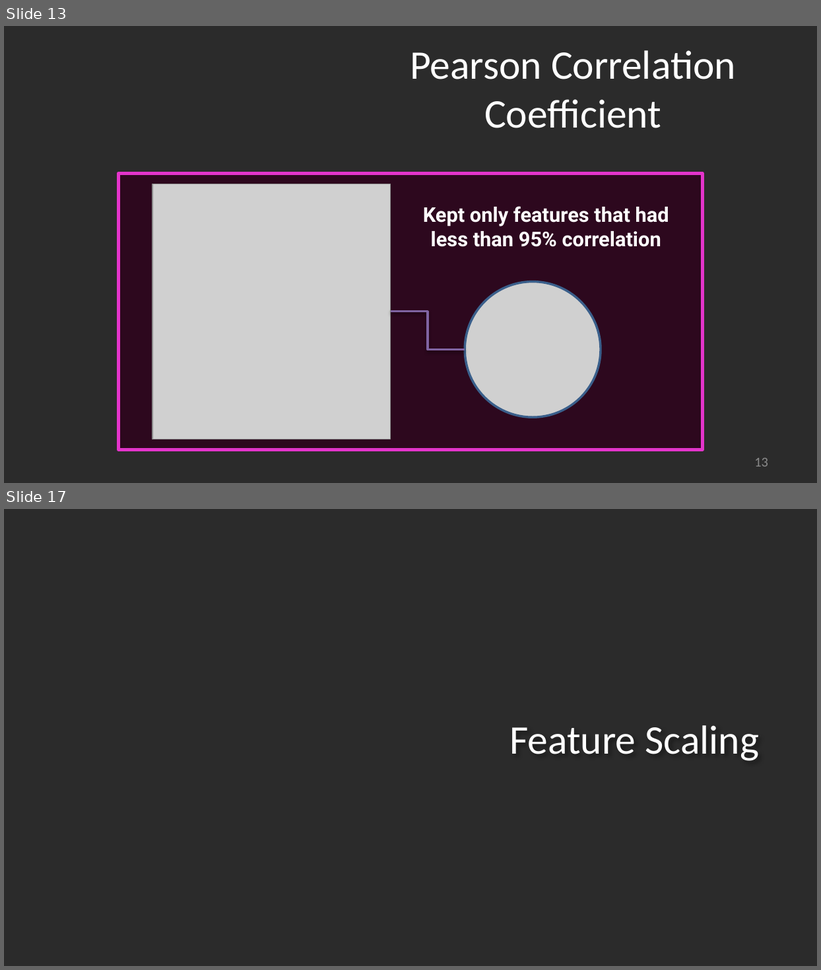
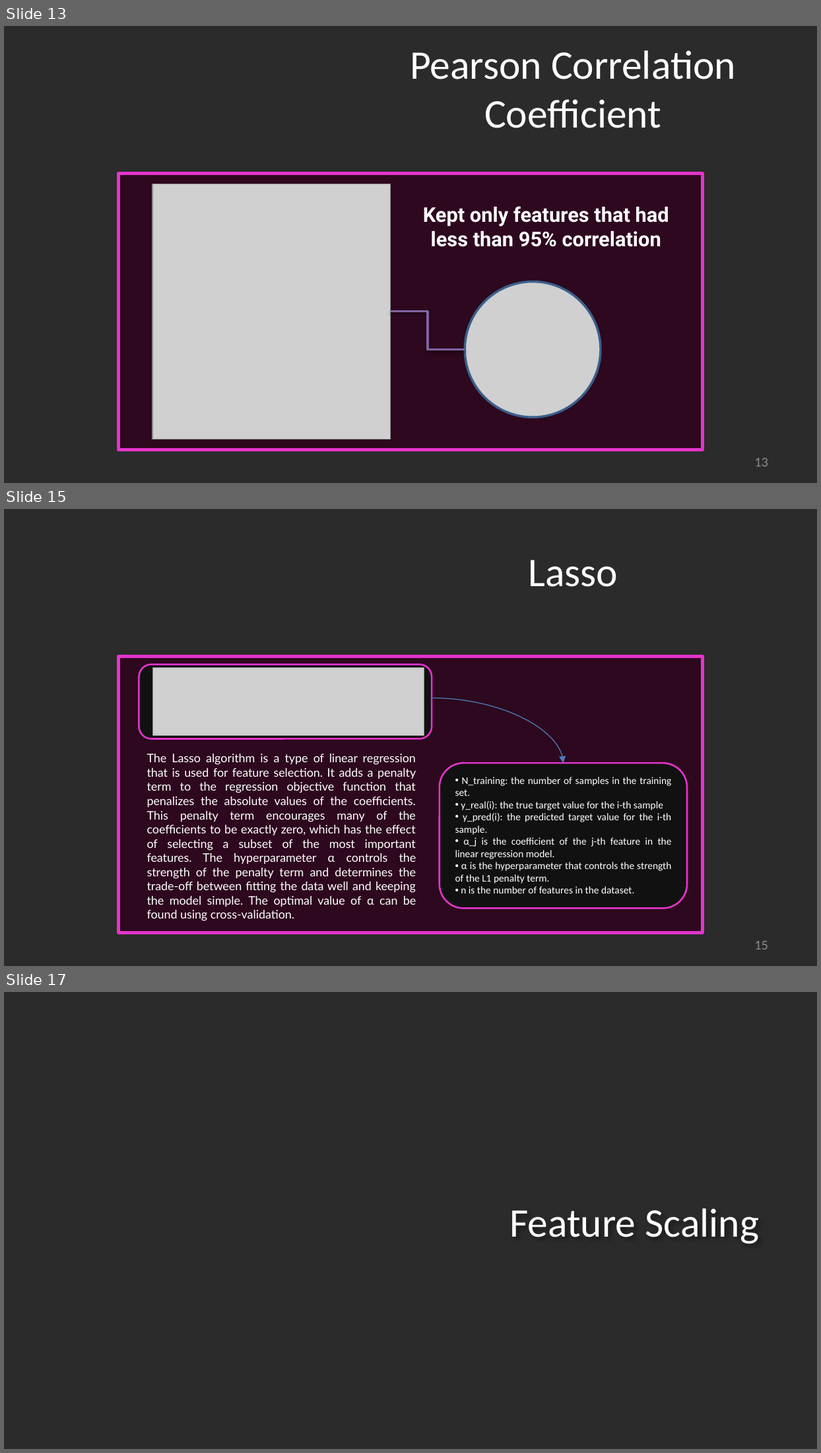
Before and after one commit to alecfilios/Binary-Classification-Breast-Cancer-Prediction, a slide deck: MachineLearningProjectPowerpoint.pptx. Shown one above the other, each under a label of ours: slides 13 and 17 before the commit, slides 13, 15 and 17 after it; the slides between them are not shown. The pictures are 821x970 and 821x1453 pixels, drawn with LibreOffice and Linux fonts; fonts in the diff are those of the drawing; grey boxes stand for pictures; background and template pictures are left out; a plain dark background stands for a picture behind light text. Boxes give left, top, right and bottom in pixels: in the first picture for what was removed or moved away, otherwise in the second. Text is boxed around its words. In the diff, an @@ line names an element or a change of style, - is before the commit and + after.

```diff
--- a/MachineLearningProjectPowerpoint.pptx
+++ b/MachineLearningProjectPowerpoint.pptx
@@ slide 15 added at <box>4,509,817,966</box>, background picture (left out) @@
@@ text added at <box>528,560,618,587</box>, 36 pt, text #FFFFFF @@
+Lasso
@@ rectangle added at <box>119,656,702,933</box>, fill #2D081E, outline #E434CB 3 pt @@
@@ rounded rectangle added at <box>139,664,432,739</box>, fill #111111, outline #E434CB 1.5 pt @@
@@ picture added at <box>152,667,424,735</box> @@
@@ curved arrow added from (432, 698) to (564, 764), #4B7EBC 0.75 pt @@
@@ text added at <box>147,753,416,921</box>, 10.5 pt, text #FFFFFF @@
+The Lasso algorithm is a type of linear regression that is used for feature selection. It adds a penalty term to the regression objective function that penalizes the absolute values of the coefficients. This penalty term encourages many of the coefficients to be exactly zero, which has the effect of selecting a subset of the most important features. The hyperparameter α controls the strength of the penalty term and determines the trade-off between fitting the data well and keeping the model simple. The optimal value of α can be found using cross-validation.
@@ rounded rectangle added at <box>440,764,688,909</box>, fill #111111, outline #E434CB 1.5 pt @@
@@ text added at <box>455,777,672,894</box>, 9 pt, text #FFFFFF @@
+• N_training: the number of samples in the training set.
+• y_real(i): the true target value for the i-th sample
+• y_pred(i): the predicted target value for the i-th sample.
+• α_j is the coefficient of the j-th feature in the linear regression model.
+• α is the hyperparameter that controls the strength of the L1 penalty term.
+• n is the number of features in the dataset.
@@ page number added at <box>754,941,768,950</box>, 12 pt, text #8C8C8C @@
+15
```
Also in this commit, not shown: 2 slides changed, 1 other slide added, 1 slide removed, 2 other files.
